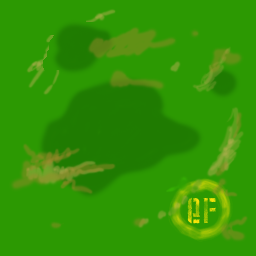
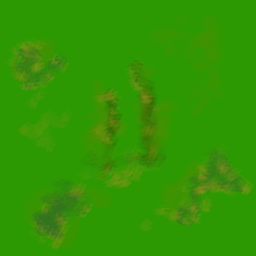
Comparing the layer stacks of the two w=256, h=256 images. Changes:
moved "Layer 2" above "Layer 1", painted on it over (x1=5, y1=9, x2=254, y2=251)
removed layer "Layer 3" (was 58%) over (x1=35, y1=18, x2=243, y2=202)
removed layer "EF" over (x1=187, y1=197, x2=216, y2=224)
